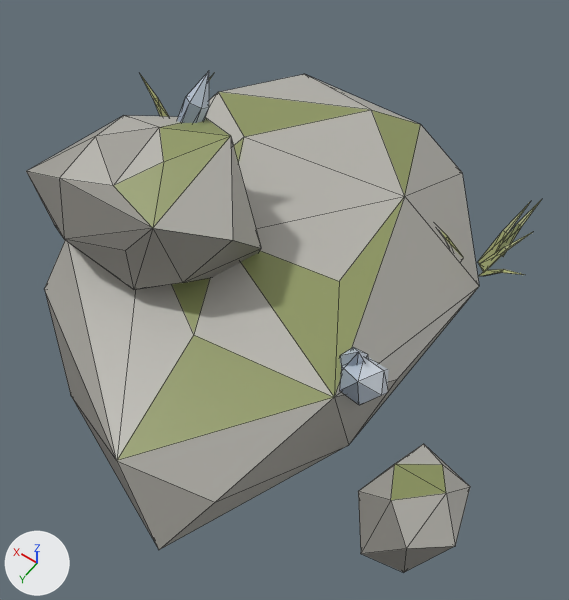
One commit to the glTF model game/models/features/rock_temperate_1.glb: the scene before it, then after it.
Camera for both pictures: a 50 mm camera at (-2.22, 2.84, 4.35) aimed at (-0.41, 0.3, 0.36). The axes (+X, +Y, +Z) are drawn at lower left. The lights are the same throughout. The older version comes first. Mesh edges are drawn as thin lines. Vertices at exactly the same position are counted once.

The first picture shows 'Body'.
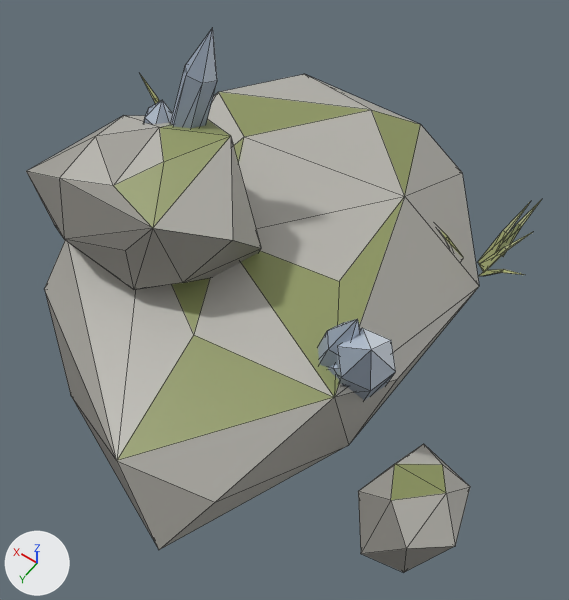
Boxes [x1, y1, x2, y2] around the edits, measured in the pictures (569 x 600 px; the box of a moved part takes in the faces that stretch with it):
'Body', reshaped (9% taller): before [26, 71, 542, 572]; after [26, 28, 542, 572]
part 1 of me_body, moved or reshaped: before [340, 357, 389, 405]; after [337, 328, 396, 400]
part 2 of me_body, moved or reshaped: before [340, 347, 368, 369]; after [318, 319, 360, 368]
part 3 of me_body, moved or reshaped (not visible before): after [328, 365, 346, 386]
part 4 of me_body, moved or reshaped: before [177, 71, 209, 123]; after [171, 28, 217, 128]
part 5 of me_body, moved or reshaped (not visible before): after [144, 100, 173, 124]
part 6 of me_body, recoloured: before [190, 72, 362, 382]; after [145, 28, 371, 381]
part 7 of me_body, recoloured: before [340, 382, 359, 405]; after [371, 350, 396, 390]
part 8 of me_body, recoloured: before [358, 357, 388, 381]; after [157, 100, 371, 368]
part 9 of me_body, recoloured: before [358, 382, 384, 405]; after [372, 340, 396, 371]

The change in detail:
me_body is used by ob_body; location (0.0, 0.0, 0.0).
me_body had 223 vertices, 328 faces and spanned x -2.05..2.04, y -1.99..1.89, z -0.18..1.35.
me_body now has 223 vertices, 328 faces and spans x -2.05..2.04, y -1.99..1.89, z -0.18..1.71.
me_body part 1: the loose piece of 13 vertices spanning x -1.3..-0.9, y 0.13..0.72, z -0.15..0.66 is multiplied about its middle by the matrix ((0.35, -1.129, 0.465), (1.079, 0.513, 0.432), (-0.572, 0.276, 1.1)), then moved by (0.05, 0.04, 0.11).
me_body part 2: the loose piece of 13 vertices spanning x -1.15..-0.86, y 0.28..0.59, z -0.09..0.67 is multiplied about its middle by the matrix ((1.268, -0.016, -0.061), (0.001, 1.233, -0.304), (0.063, 0.304, 1.231)), then moved by (0.11, 0.04, 0.09).
me_body part 3: the loose piece of 13 vertices spanning x -1.25..-0.81, y 0.25..0.59, z -0.13..0.49 is multiplied about its middle by the matrix ((1.205, -0.399, 0.047), (0.4, 1.205, -0.011), (-0.041, 0.025, 1.269)), then moved by (0.14, 0.07, 0.07).
me_body part 4: the loose piece of 13 vertices spanning x 0.54..0.78, y -0.27..0.16, z 0.61..1.35 is multiplied about its middle by the matrix ((0.418, 1.23, 0.435), (-1.212, 0.535, -0.349), (-0.483, -0.279, 1.251)), then moved by (-0.04, -0.02, 0.17).
me_body part 5: the loose piece of 13 vertices spanning x 0.69..0.91, y -0.08..0.13, z 0.63..1.01 is turned -11 degrees about the x axis through its middle and scaled by 1.37, then moved by (0.06, -0.01, 0.09).
me_body part 6: 10 faces centred in x -1.11..0.79, y -0.2..0.6, z 0.11..1.24 are repainted in the vertex colours; the middle colour goes from pale blue #bcc8d8 to greyish blue #95a2b3.
me_body part 7: 9 faces centred in x -1.23..0.76, y -0.21..0.7, z 0.36..1.23 are repainted in the vertex colours; the middle colour goes from greyish blue #95a2b3 to pale blue #bcc8d8.
me_body part 8: 9 faces centred in x -1.18..0.72, y 0.0..0.56, z 0.12..0.94 are repainted in the vertex colours; the middle colour goes from white #dfe8f3 to pale blue #bcc8d8.
me_body part 9: 7 faces centred in x -1.24..0.82, y -0.25..0.66, z 0.06..1.21 are repainted in the vertex colours; the middle colour goes from pale blue #bcc8d8 to white #dfe8f3.
